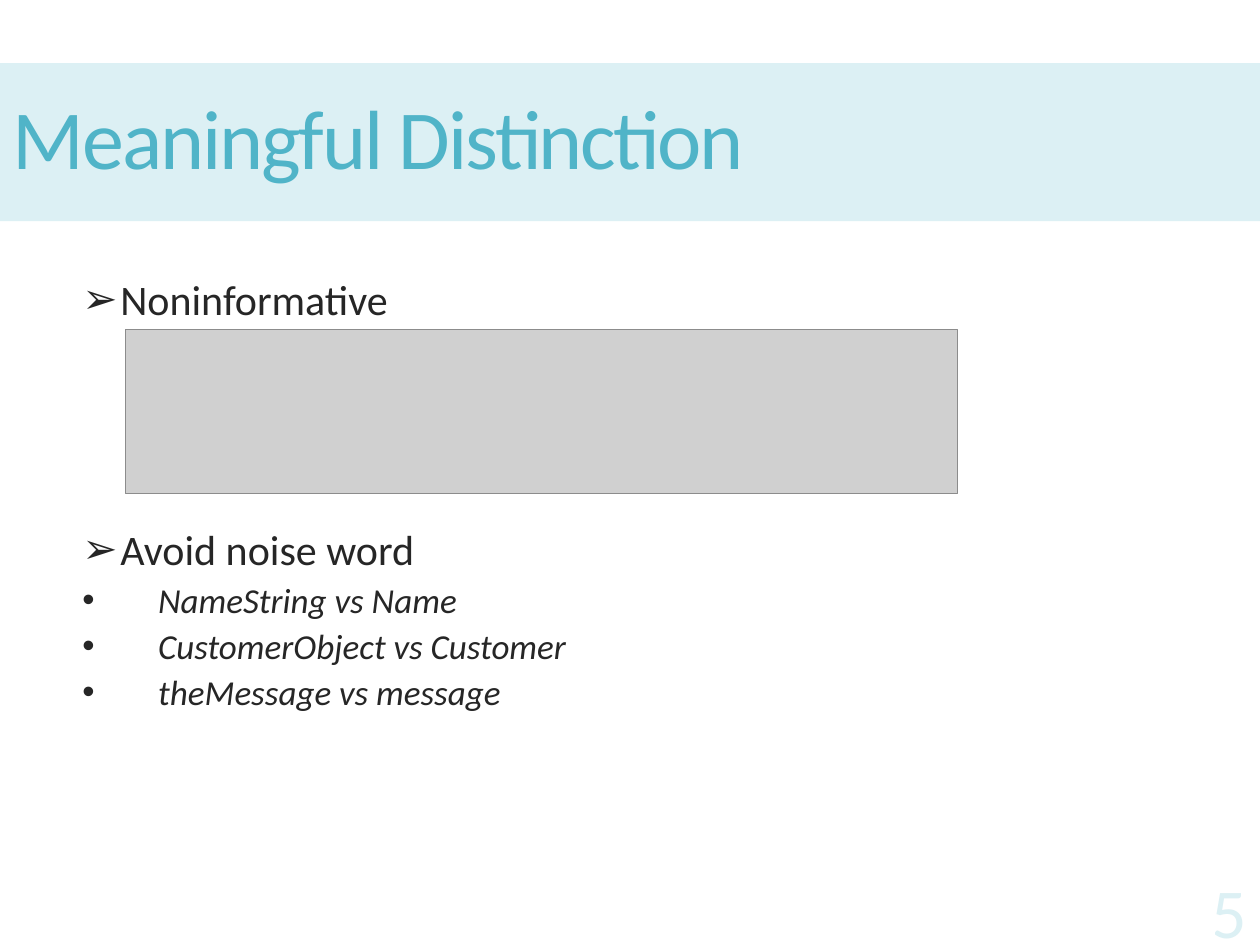
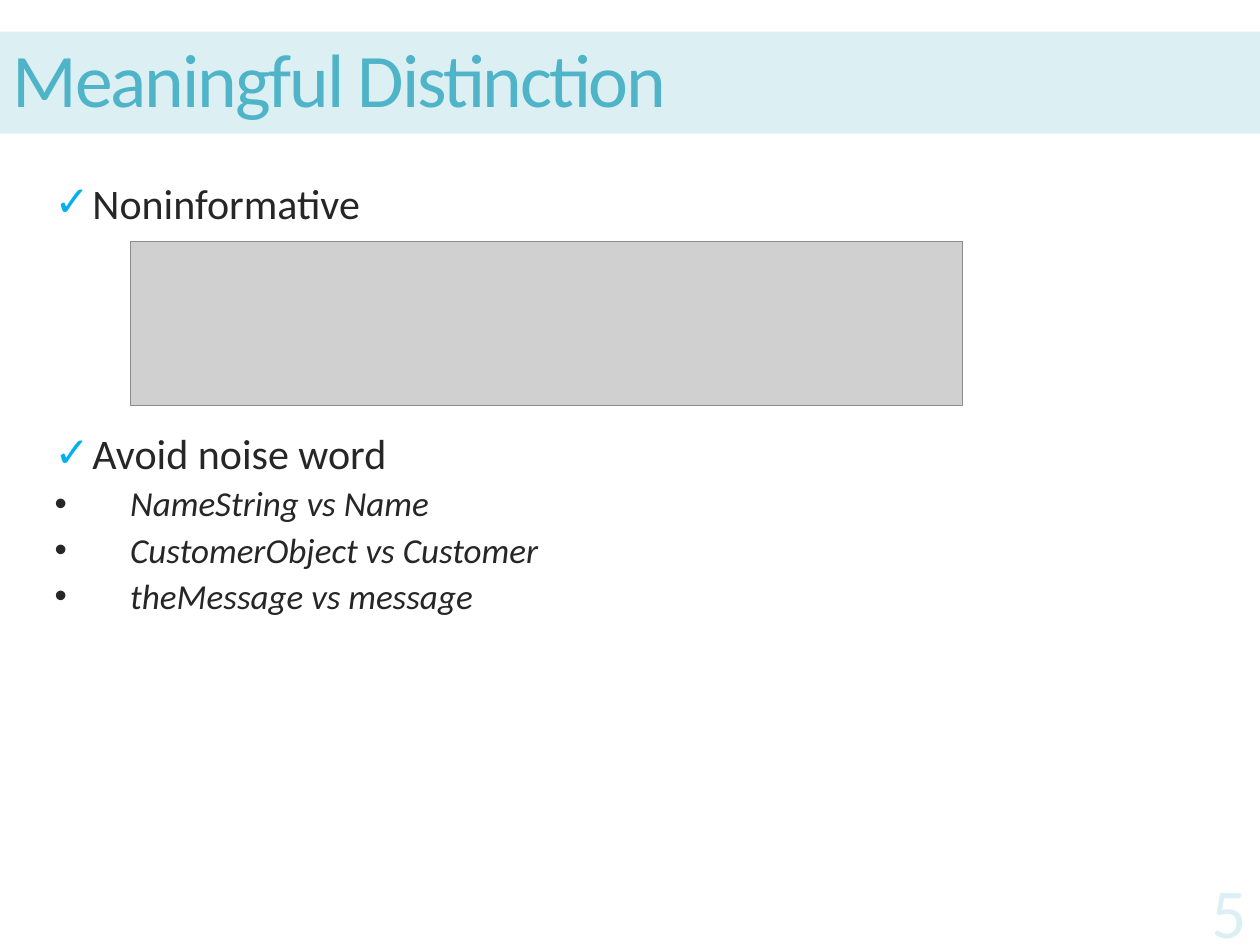
Before and after one commit to Monkey-D-Kid/CleanCode, a slide deck: slide 5 of CleanCode.pptx. Drawn at 1260x945 pixels with LibreOffice and Linux fonts; fonts in the diff are those of the drawing; grey boxes stand for pictures. Boxes give left, top, right and bottom in pixels: in the first picture for what was removed or moved away, otherwise in the second. Text is boxed around its words. In the diff, an @@ line names an element or a change of style, - is before the commit and + after.

```diff
--- a/CleanCode.pptx
+++ b/CleanCode.pptx
@@ title "Meaningful Distinction": place and size @@
-title "Meaningful Distinction" at [0, 63, 1260, 222]
+title "Meaningful Distinction" at [0, 32, 1260, 134]
@@ title "Meaningful Distinction" at [0, 32, 1260, 134]: size 48 to 43.2 pt @@
@@ text "Noninformative": place and size @@
-text "Noninformative" at [120, 286, 566, 711]
+text "Noninformative" at [92, 190, 538, 615]
@@ text at [92, 190, 386, 470]: bullet ➢ to ✓ @@
@@ picture: place and size @@
-picture at [126, 330, 958, 494]
+picture at [131, 242, 963, 406]
```
Also in this commit, not shown: 8 other slides changed, 19 slides added, 1 other file.
